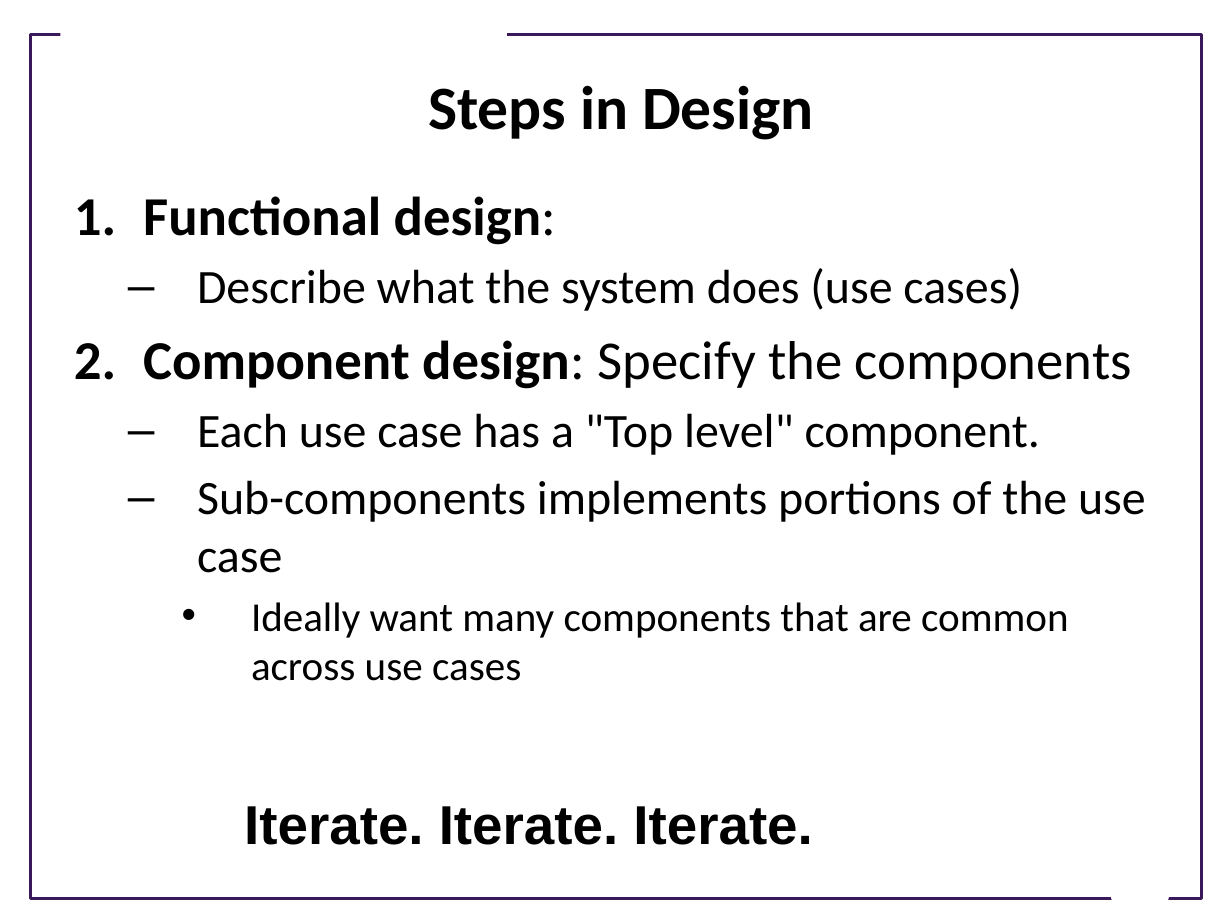
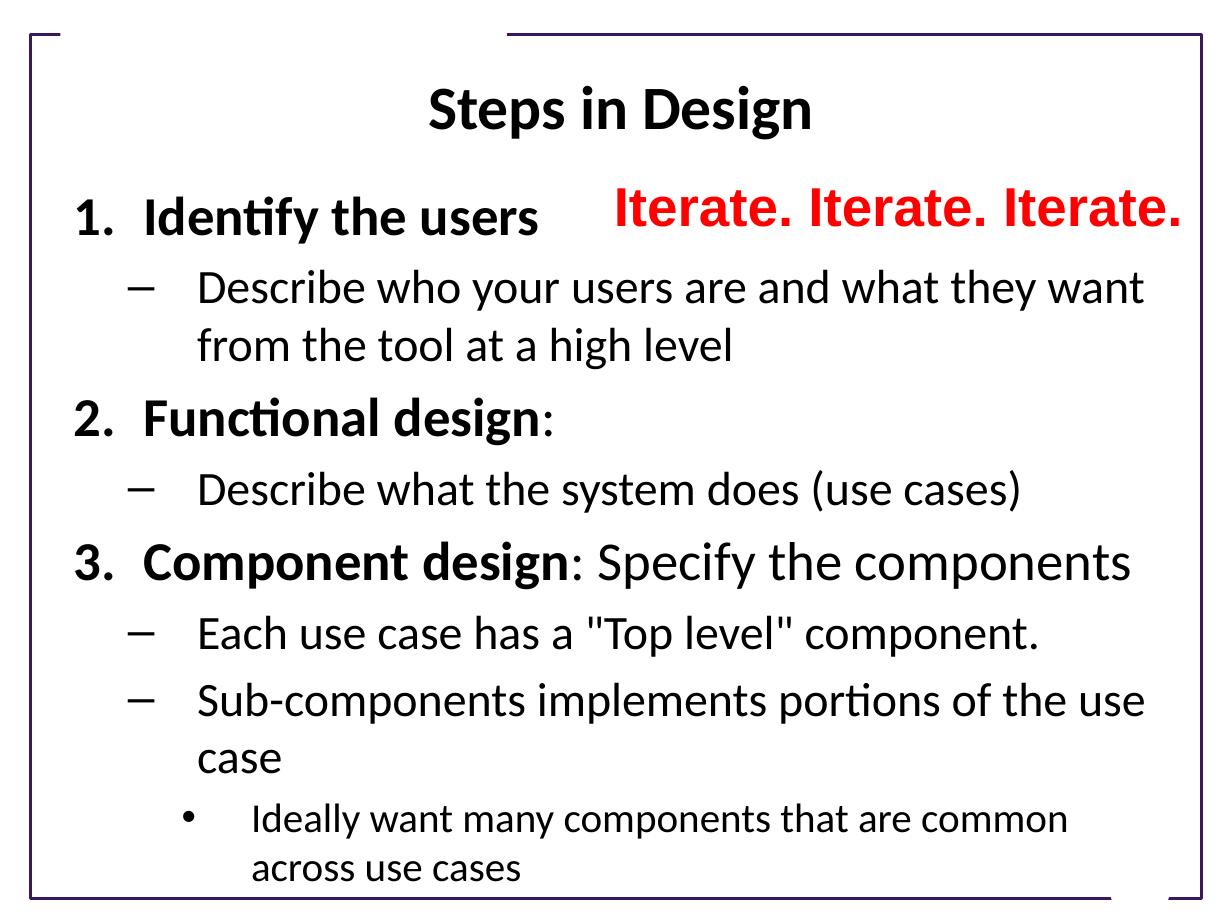
Before and after one commit to UWDIRECT/UWDIRECT.github.io, a slide deck: slide 6 of Wi21_content/SEDS/L10.Software_Design.pptx (slide 5 before the commit). Drawn at 1232x924 pixels with LibreOffice and Linux fonts; fonts in the diff are those of the drawing; background and template pictures are left out. Boxes give left, top, right and bottom in pixels: in the first picture for what was removed or moved away, otherwise in the second. Text is boxed around its words. In the diff, an @@ line names an element or a change of style, - is before the commit and + after.

```diff
--- a/Wi21_content/SEDS/L10.Software_Design.pptx
+++ b/Wi21_content/SEDS/L10.Software_Design.pptx
@@ text "Iterate. Iterate. Iterate.": place and size @@
-text "Iterate. Iterate. Iterate." at [244, 806, 812, 845]
+text "Iterate. Iterate. Iterate." at [614, 188, 1182, 227]
@@ text "Iterate. Iterate. Iterate." at [614, 188, 1182, 227]: text colour #000000 to #FF0000 @@
@@ text at [143, 196, 1144, 370]: paragraphs added @@
+1. Identify the users
+  – Describe who your users are and what they want from the tool at a high level
```
Also in this commit, not shown: 5 other slides changed, 16 slides added, 1 slide removed.
